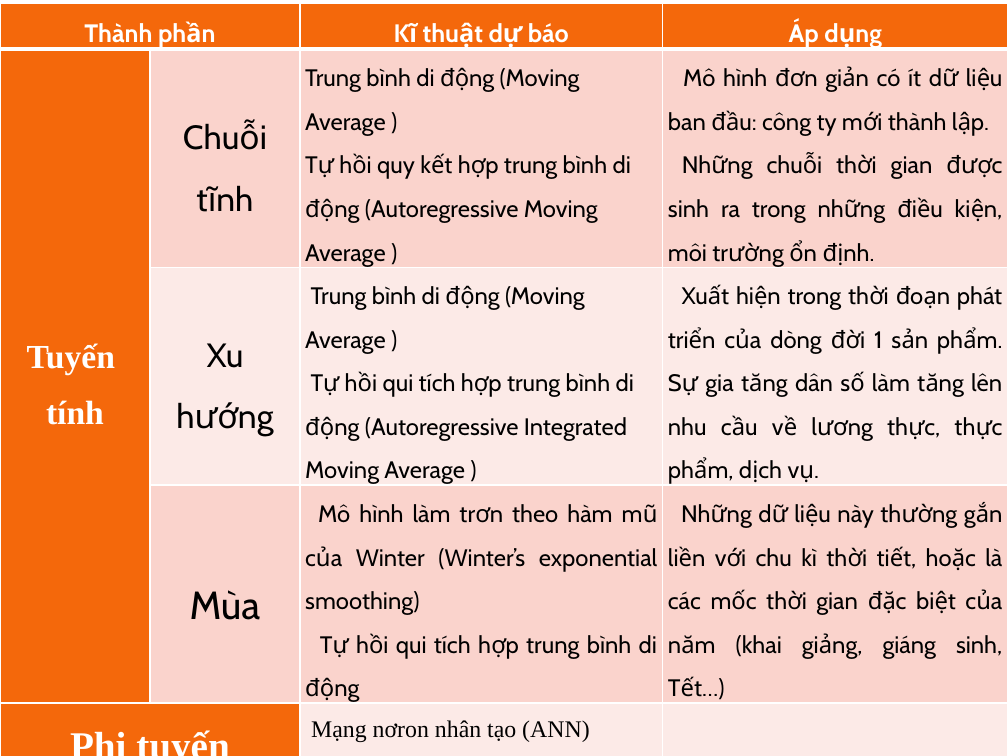
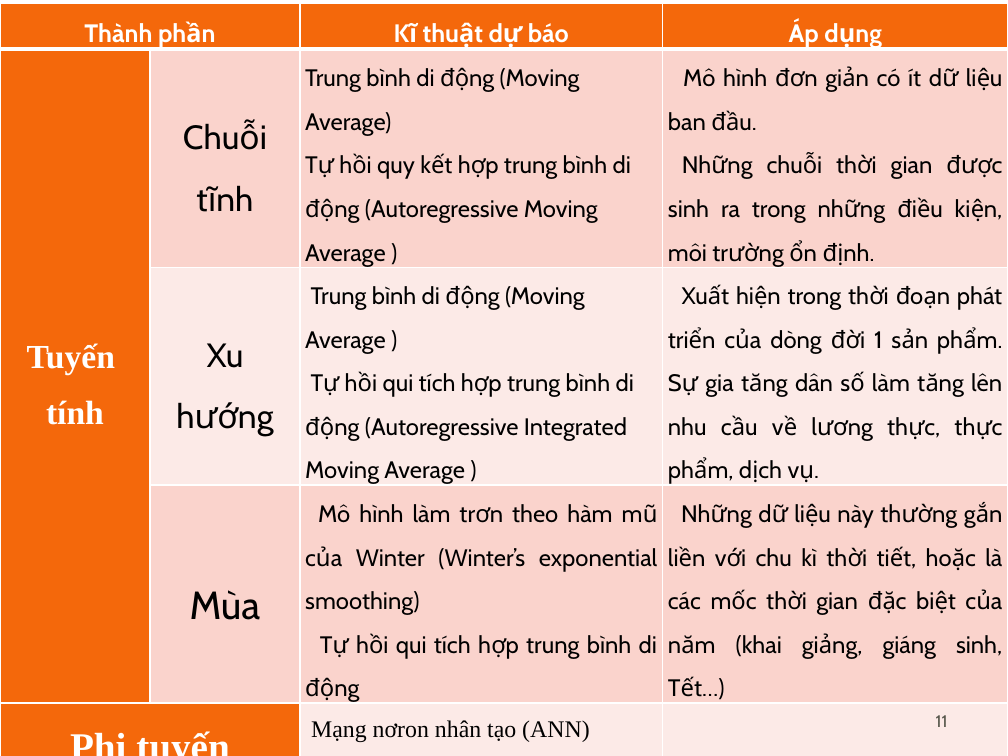
Before and after one commit to nvtthai/forecast-time-series, a slide deck: slide 11 of Report/Presentation.ppt. Drawn at 1008x756 pixels with LibreOffice and Linux fonts; fonts in the diff are those of the drawing. Boxes give left, top, right and bottom in pixels: in the first picture for what was removed or moved away, otherwise in the second. Text is boxed around its words. In the diff, an @@ line names an element or a change of style, - is before the commit and + after.

```diff
--- a/Report/Presentation.ppt
+++ b/Report/Presentation.ppt
@@ table at (x1=0, y1=3, x2=1008, y2=746) @@
-row 2, column 3: Trung bình di động (Moving Average ) / Tự hồi quy kết hợp trung bình di động (Autoregressive Moving Average )
+row 2, column 3: Trung bình di động (Moving Average) / Tự hồi quy kết hợp trung bình di động (Autoregressive Moving Average )
-row 2, column 4: Mô hình đơn giản có ít dữ liệu ban đầu: công ty mới thành lập. / Những chuỗi thời gian được sinh ra trong những điều kiện, môi trường ổn định.
+row 2, column 4: Mô hình đơn giản có ít dữ liệu ban đầu. / Những chuỗi thời gian được sinh ra trong những điều kiện, môi trường ổn định.
@@ page number added at (x1=936, y1=715, x2=948, y2=727), 12 pt, text #55554A @@
+11
```
Also in this commit, not shown: 54 other slides changed.
